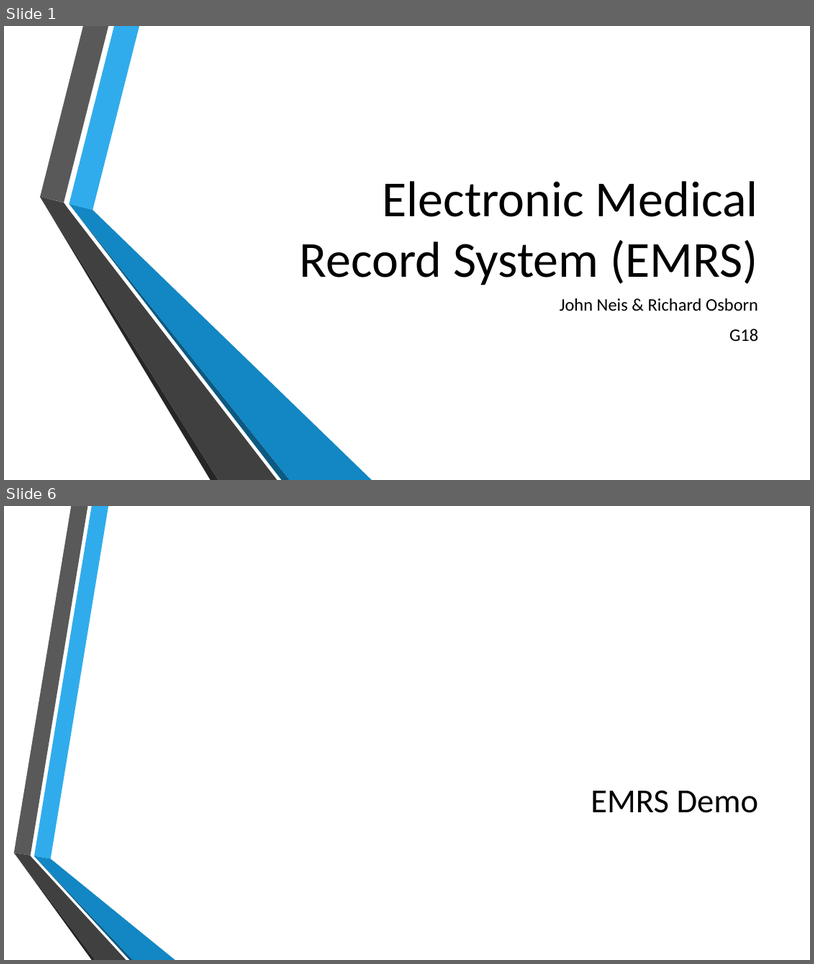
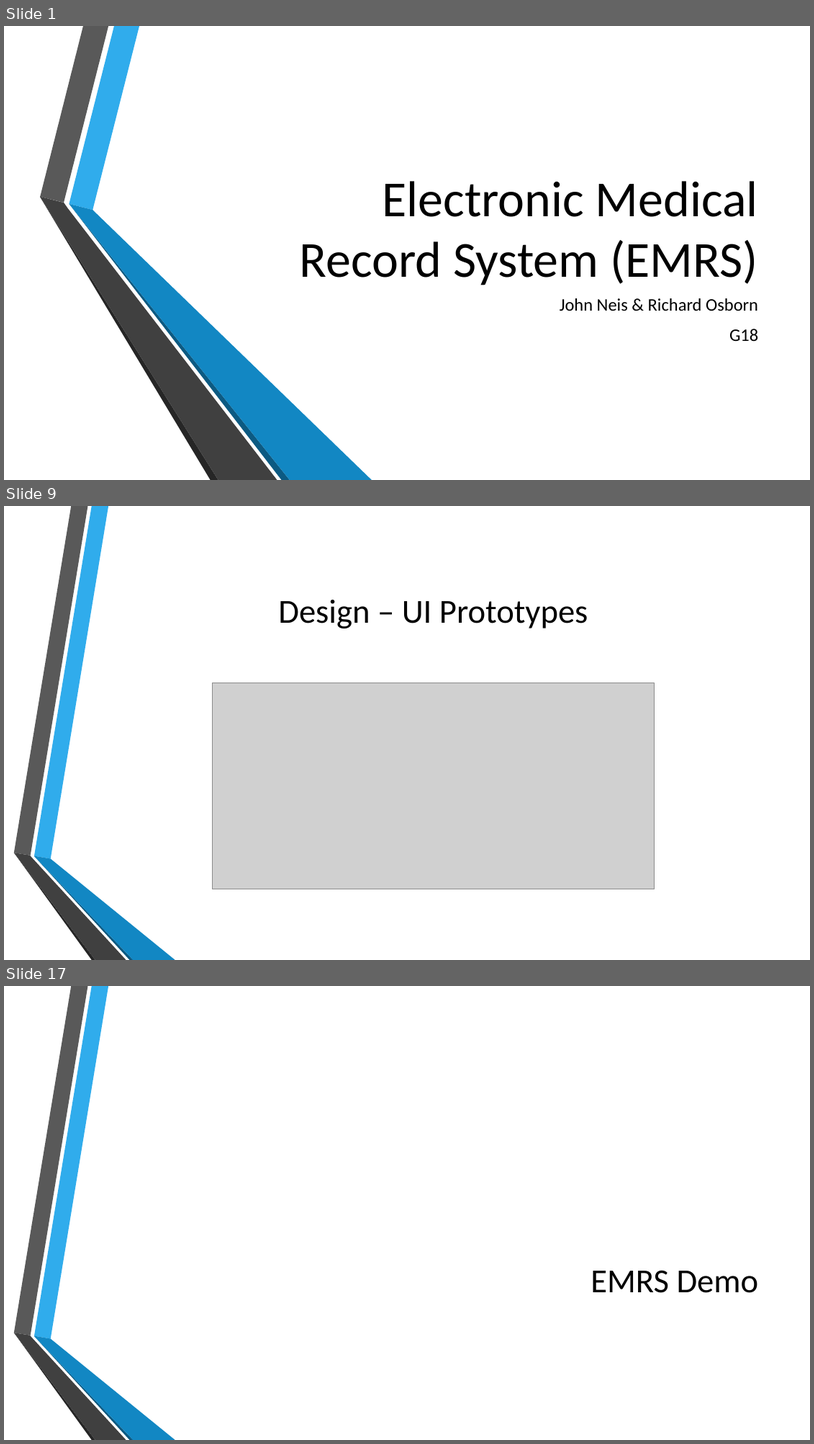
Before and after one commit to John-Neis/CSCI-455-Project, a slide deck: Presentation/Project_Presentation.pptx. Shown one above the other, each under a label of ours: slides 1 and 6 before the commit, slides 1, 9 and 17 after it; the slides between them are not shown. The pictures are 814x964 and 814x1444 pixels, drawn with LibreOffice and Linux fonts; fonts in the diff are those of the drawing; grey boxes stand for pictures; background and template pictures are left out. Boxes give left, top, right and bottom in pixels: in the first picture for what was removed or moved away, otherwise in the second. Text is boxed around its words. In the diff, an @@ line names an element or a change of style, - is before the commit and + after.

Commit message:
Project presentation powerpoint complete. Various images added as resources to presentation

```diff
--- a/Presentation/Project_Presentation.pptx
+++ b/Presentation/Project_Presentation.pptx
@@ slide 9 added at (x1=4, y1=506, x2=810, y2=960), background picture (left out); not listed: 6 template elements that a slide beside it also shows @@
@@ title added at (x1=278, y1=600, x2=588, y2=628), 40 pt, text #000000 @@
+Design – UI Prototypes
@@ picture added at (x1=213, y1=682, x2=655, y2=890) @@
@@ what was slide 6 is now slide 17 @@
```
Also in this commit, not shown: 2 slides changed, 12 other slides added, 2 slides removed.
